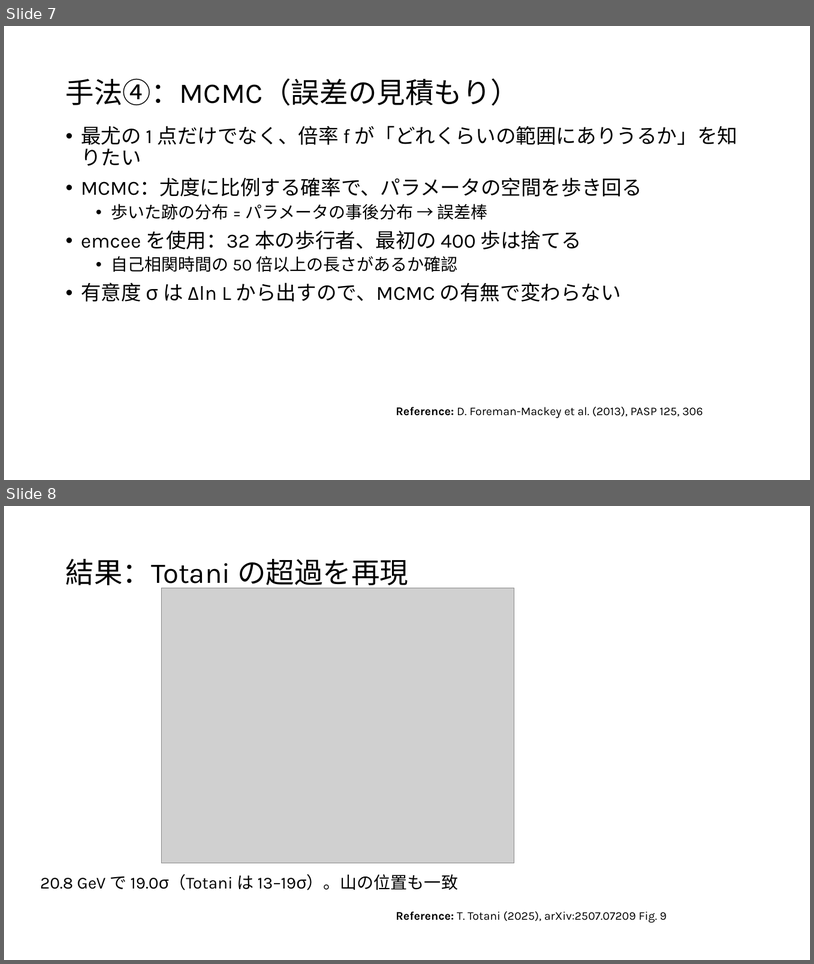
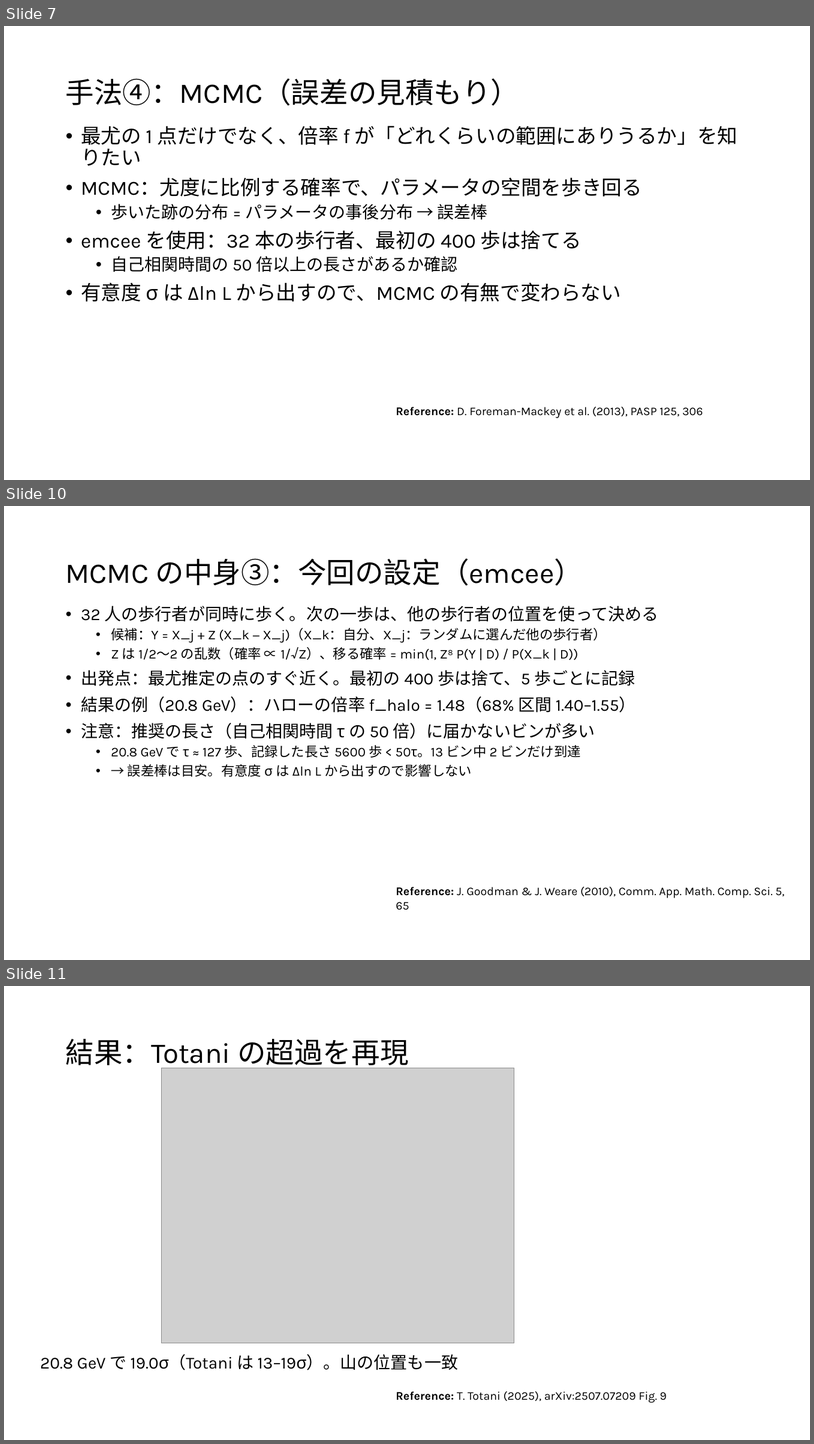
Before and after one commit to Mikann20041029/darkmatter-slides, a slide deck: slides/2026-10-02_研究進捗報告_claude.pptx. Shown one above the other, each under a label of ours: slides 7 and 8 before the commit, slides 7, 10 and 11 after it; the slides between them are not shown. The pictures are 814x964 and 814x1444 pixels, drawn with LibreOffice and Linux fonts; fonts in the diff are those of the drawing; grey boxes stand for pictures. Boxes give left, top, right and bottom in pixels: in the first picture for what was removed or moved away, otherwise in the second. Text is boxed around its words. In the diff, an @@ line names an element or a change of style, - is before the commit and + after.

```diff
--- a/slides/2026-10-02_研究進捗報告_claude.pptx
+++ b/slides/2026-10-02_研究進捗報告_claude.pptx
@@ slide 10 added at [4,506,810,960], background #FFFFFF @@
@@ title added at [65,558,584,586], 34 pt, text #000000 @@
+MCMC の中身③：今回の設定（emcee）
@@ text added at [81,606,659,777], 16 pt, text #000000 @@
+• 32 人の歩行者が同時に歩く。次の一歩は、他の歩行者の位置を使って決める
+  • 候補：Y = X_j + Z (X_k − X_j)（X_k：自分、X_j：ランダムに選んだ他の歩行者）
+  • Z は 1/2〜2 の乱数（確率 ∝ 1/√Z）、移る確率 = min(1, Z⁸ P(Y | D) / P(X_k | D))
+• 出発点：最尤推定の点のすぐ近く。最初の 400 歩は捨て、5 歩ごとに記録
+• 結果の例（20.8 GeV）：ハローの倍率 f_halo = 1.48（68% 区間 1.40–1.55）
+• 注意：推奨の長さ（自己相関時間 τ の 50 倍）に届かないビンが多い
+  • 20.8 GeV で τ ≈ 127 歩、記録した長さ 5600 歩 < 50τ。13 ビン中 2 ビンだけ到達
+  • → 誤差棒は目安。有意度 σ は Δln L から出すので影響しない
@@ text added at [396,886,785,910], 14 pt, text #000000 @@
+Reference: J. Goodman & J. Weare (2010), Comm. App. Math. Comp. Sci. 5, 65
@@ what was slide 8 is now slide 11 @@
```
Also in this commit, not shown: 3 slides changed, 2 other slides added, 3 other files.
